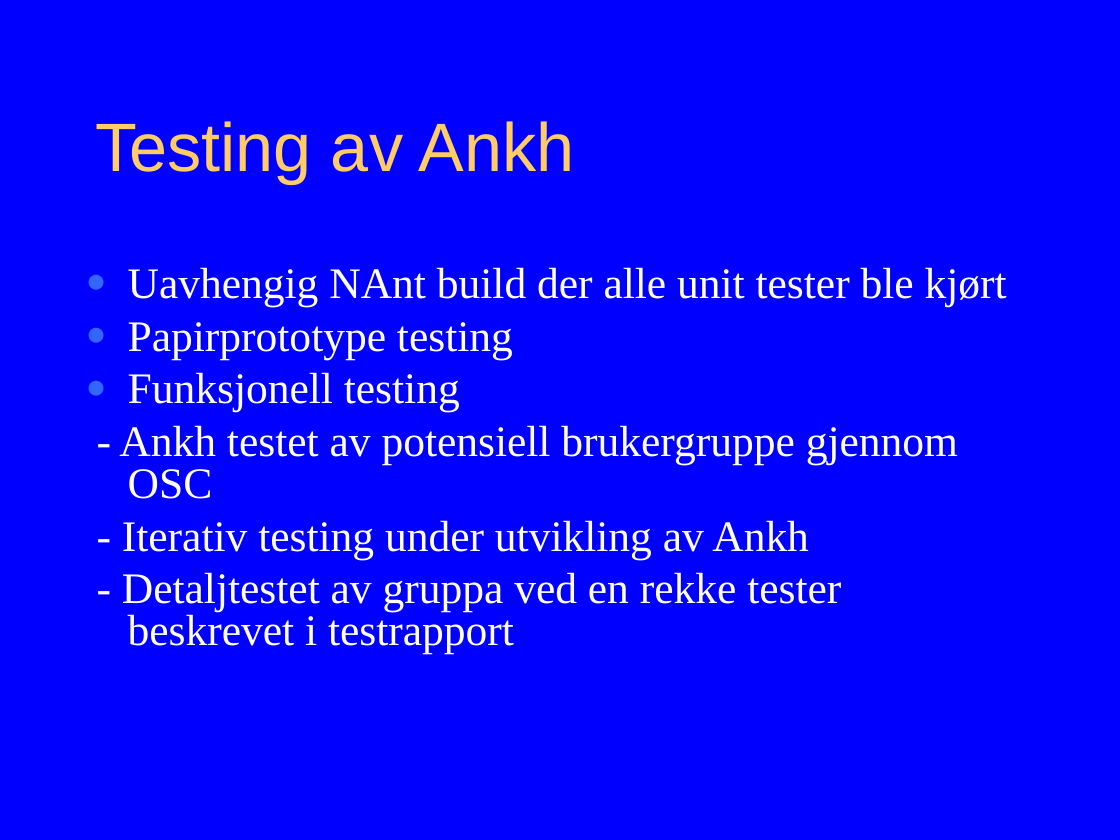
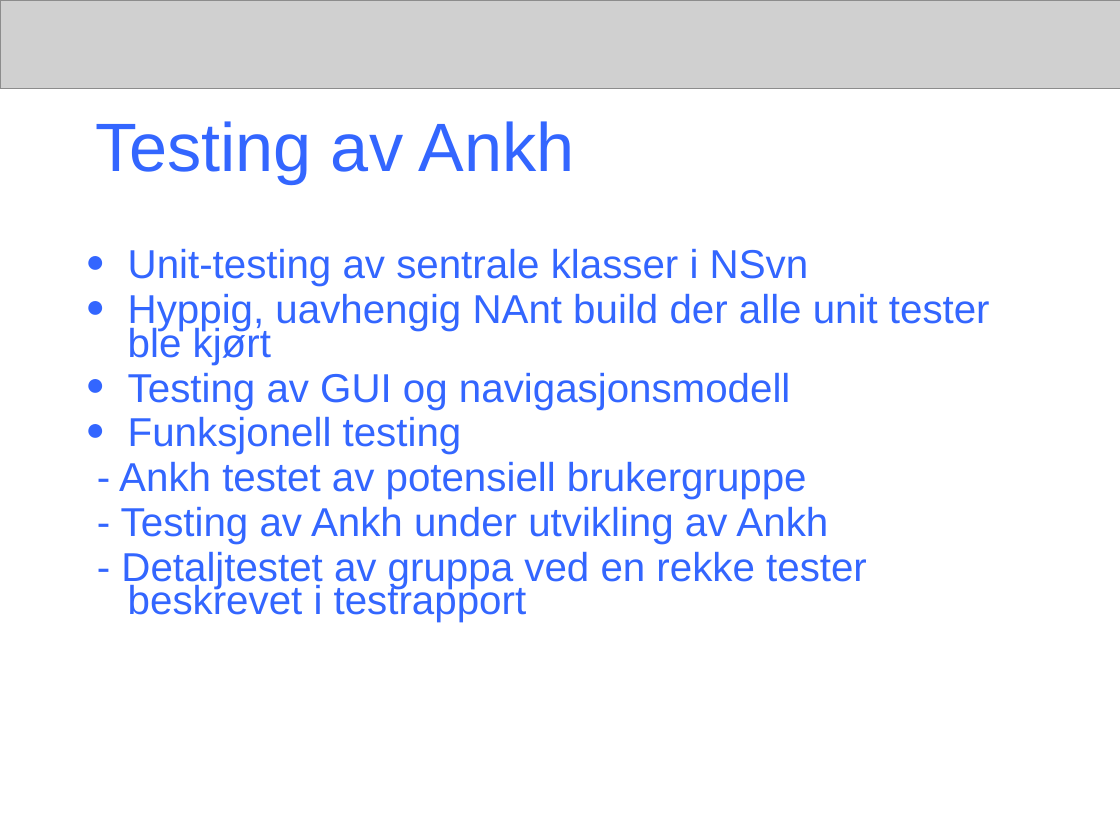
Before and after one commit to chucker/AnkhSVN, a slide deck: slide 14 of doc/powerpoint/Subversion_addin_for_VS.NET.ppt (slide 19 before the commit). Drawn at 1120x840 pixels with LibreOffice and Linux fonts; fonts in the diff are those of the drawing; grey boxes stand for pictures. Boxes give left, top, right and bottom in pixels: in the first picture for what was removed or moved away, otherwise in the second. Text is boxed around its words. In the diff, an @@ line names an element or a change of style, - is before the commit and + after.

Commit message:
The presentation contain:
* Title of final project, name of authors
* Background
- Revision control: wc, revision, repository to be explained
- Subversion
- CollabNet
- VS.NET
- Aim of the final project

*Content
- Functionality of NSvn
- Navigation model of Ankh
- What can Ankh do?
- Example of how Ankh works: Manual demo performed at school PC
- Ankh Help: Manual demo performed at school PC
- Improvements of GUI
- Testing of Ankh
- Challenges and development environment
- Conclusion

White background, "ankh header" without letters or symbol

```diff
--- a/doc/powerpoint/Subversion_addin_for_VS.NET.ppt
+++ b/doc/powerpoint/Subversion_addin_for_VS.NET.ppt
@@ background #0000FF to #FFFFFF @@
@@ picture added at (x1=0, y1=0, x2=1120, y2=88) @@
@@ title "Testing av Ankh" at (x1=95, y1=121, x2=575, y2=184): text colour #FFCC66 to #3366FF @@
@@ text "Unit-testing av sentrale klasser i ..." moved from (x1=119, y1=267, x2=1007, y2=654) to (x1=119, y1=248, x2=990, y2=623) @@
@@ text at (x1=128, y1=248, x2=990, y2=410): text changed; size 28 to 25.9 pt; font Times New Roman to Arial; text colour #FFFFFF to #3366FF @@
-● Uavhengig NAnt build der alle unit tester ble kjørt
-● Papirprototype testing
+● Unit-testing av sentrale klasser i NSvn
+● Hyppig, uavhengig NAnt build der alle unit tester ble kjørt
+● Testing av GUI og navigasjonsmodell
@@ text at (x1=121, y1=416, x2=867, y2=623): size 28 to 25.9 pt, font Times New Roman to Arial, text colour #FFFFFF to #3366FF in "Funksjonell testing", "- Detaljtestet av gruppa ved en rekke ..."; line spacing 0.8 to 0.7 @@
@@ text at (x1=119, y1=461, x2=828, y2=544): text changed; size 28 to 25.9 pt; font Times New Roman to Arial; text colour #FFFFFF to #3366FF @@
-- Ankh testet av potensiell brukergruppe gjennom OSC
-- Iterativ testing under utvikling av Ankh
+- Ankh testet av potensiell brukergruppe
+- Testing av Ankh under utvikling av Ankh
```
Also in this commit, not shown: 12 other slides changed, 9 slides added, 7 slides removed.
